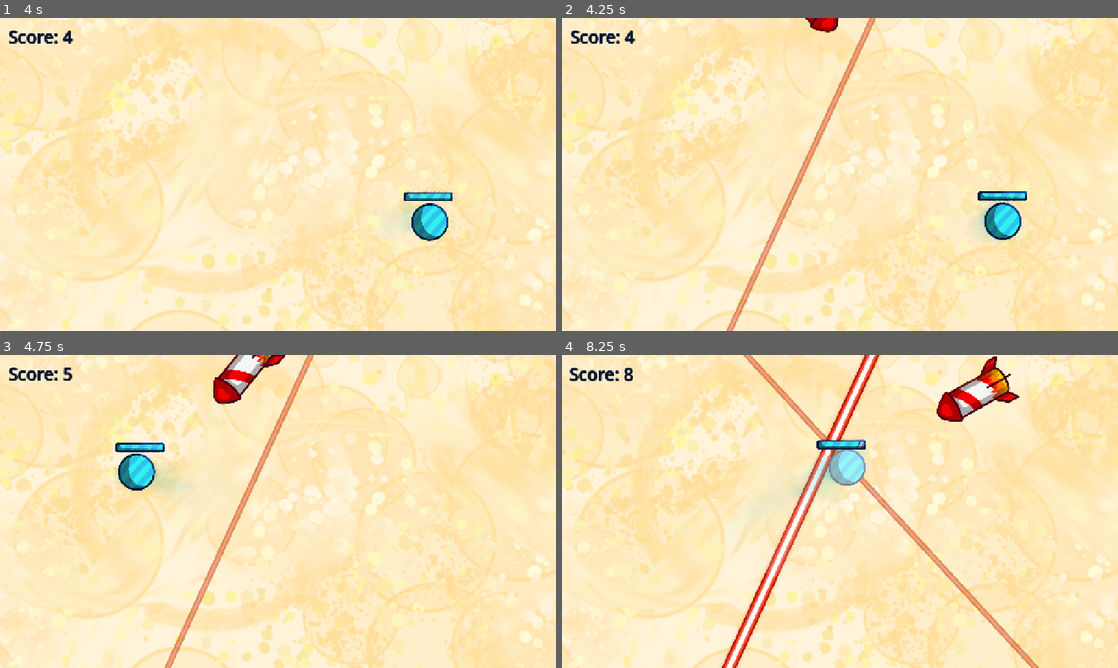
Above: before the commit, frames 1-4 (two rows, left to right).
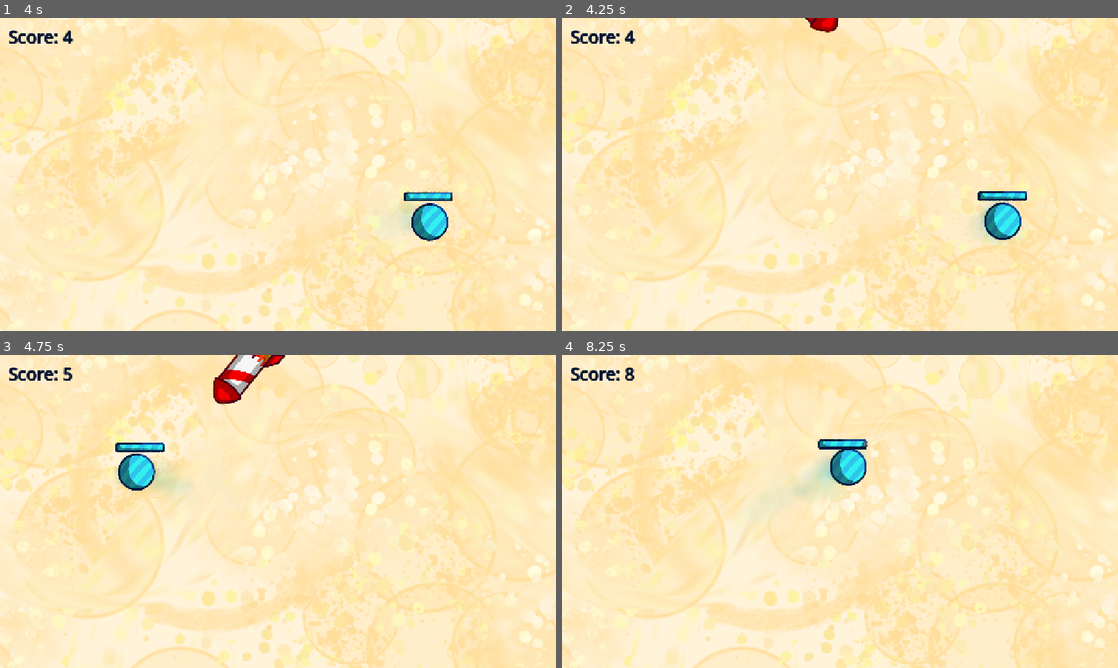
Above: after the commit, the same moments.

Repository: onebobtwobobredbobbluebob/dot-dodge-game
Game: Godot game, scene res://main/main.tscn
The game is run twice, just before and just after one commit, with the same random seed, the same clock (stepped at 60 frames per second) and the same inputs.
Inputs (mouse positions are in pixels of both pictures, inside the frame that each line leads up to):
- Up to frame 1 (4 s): tap Enter at 0.5 s; move the mouse to (400, 158) at 0.52 s; hold Right 0.53-1.28 s; tap Alt at 0.6, 2.1, 3.6 s; click (400, 158) at 0.67 s; move the mouse to (166, 190) at 1.27 s; hold Down 1.28-2.03 s; tap Shift at 1.35, 2.85 s; move the mouse to (333, 105) at 2.02 s; hold Right 2.03-2.78 s; move the mouse to (250, 237) at 2.77 s; hold Up 2.78-3.53 s; click (250, 237) at 2.92 s; move the mouse to (444, 221) at 3.52 s; hold Left from 3.53 s (still down)
- Up to frame 2 (4.25 s): keep holding Left
- Up to frame 3 (4.75 s): keep holding Left; move the mouse to (111, 464) at 4.27 s; tap Shift at 4.35 s
- Up to frame 4 (8.25 s): move the mouse to (867, 511) at 5.02 s; release Left at 5.03 s; hold Down 5.03-5.78 s; tap Alt at 5.1, 6.6, 8.1 s; click (867, 511) at 5.17 s; move the mouse to (756, 433) at 5.77 s; hold Right 5.78-6.53 s; tap Shift at 5.85, 7.35 s; move the mouse to (962, 495) at 6.52 s; hold Up 6.53-7.28 s; move the mouse to (728, 527) at 7.27 s; hold Right 7.28-8.03 s; click (728, 527) at 7.42 s; move the mouse to (895, 442) at 8.02 s; hold Down from 8.03 s (still down)

Frame 1 is identical in both runs. In frame 2, 1.2% of the frame differs, in the area x 29-57%, y 0-100%; in frame 3, 1.2%; in frame 4, 8.2%, in the area x 0-100%, y 0-100%.

Commit message:
somewhat lasers done-ish?

Diff:
--- a/enemies/laser.gd
+++ b/enemies/laser.gd
@@ -4,11 +4,14 @@
 var timer: float
 var damage_cooldown: float = 0
 var flash: float = 0
+var target_height: float = 1
 
 func _ready() -> void:
 	position.x = randf_range(-GameState.CENTER.x * 0.3, GameState.CENTER.x * 0.3)
 	position.y = randf_range(-GameState.CENTER.y * 0.3, GameState.CENTER.y * 0.3)
 	rotation_degrees = randf_range(0, 360)
+	scale.y = 4
+	modulate.a = 0
 
 func _physics_process(delta: float) -> void:
 	if abs(position.x) > (GameState.CENTER.x + 100):
@@ -20,8 +23,12 @@
 
 	if timer < 2:
 		$Sprite2D.frame = 2
-		modulate.a = 0.5
+		modulate.a = lerp(modulate.a, 0.5, 1 - pow(0.0005, delta))
+		target_height = 1
 	elif timer < 5:
+		if $Sprite2D.frame == 2:
+			GameState.camera.shake += 10
+			scale.y = 1.5
 		$Sprite2D.frame = 0
 		modulate.a = 1
 		if get_overlapping_bodies().has(GameState.player):
@@ -33,10 +40,17 @@
 				flash = 0.3
 		damage_cooldown -= delta
 	else:
+		if $Sprite2D.frame == 0:
+			GameState.camera.shake += 7
+		scale.y = 1.2
 		$Sprite2D.frame = 1
-		modulate.a -= delta
+		if timer > 5.5:
+			modulate.a -= delta
 		if modulate.a <= 0:
 			queue_free()
 	flash = lerp(flash, 0.0, 1 - pow(0.000005, delta))
 	$Sprite2D/WhiteOverlay.modulate.a = flash
+
+	scale.y = lerp(scale.y, target_height, 1 - pow(0.00004, delta))
+
 	timer += delta
--- a/enemies/laser.tscn
+++ b/enemies/laser.tscn
@@ -7,7 +7,7 @@
 [sub_resource type="RectangleShape2D" id="RectangleShape2D_d5n2w"]
 size = Vector2(3000, 30)
 
-[node name="Saw" type="Area2D" unique_id=776619708]
+[node name="Laser" type="Area2D" unique_id=776619708]
 script = ExtResource("1_tjo3h")
 
 [node name="Sprite2D" type="Sprite2D" parent="." unique_id=1962454380]
--- a/enemies/saw.tscn
+++ b/enemies/saw.tscn
@@ -1,20 +1,19 @@
 [gd_scene format=3 uid="uid://hvx68dliwpai"]
 
-[ext_resource type="Script" uid="uid://bfms3xgovmeok" path="res://enemies/laser.gd" id="1_vssgt"]
-[ext_resource type="Texture2D" uid="uid://d1581nyv7y1qq" path="res://assets/laser_big.png" id="2_nhm2y"]
+[ext_resource type="Script" uid="uid://d4bp1haii237v" path="res://enemies/saw.gd" id="1_u376h"]
+[ext_resource type="Texture2D" uid="uid://dc331s1mykoa" path="res://assets/saw.png" id="2_u376h"]
 [ext_resource type="Texture2D" uid="uid://bgnjmqhaewv03" path="res://assets/white_overlay.png" id="3_vssgt"]
 
-[sub_resource type="RectangleShape2D" id="RectangleShape2D_ce06v"]
-size = Vector2(3000, 30)
+[sub_resource type="CircleShape2D" id="CircleShape2D_20you"]
+radius = 88.005684
 
-[node name="Laser" type="Area2D" unique_id=776619708]
-script = ExtResource("1_vssgt")
+[node name="Saw" type="Area2D" unique_id=776619708]
+script = ExtResource("1_u376h")
 
 [node name="Sprite2D" type="Sprite2D" parent="." unique_id=1962454380]
 clip_children = 2
 scale = Vector2(0.5, 0.5)
-texture = ExtResource("2_nhm2y")
-vframes = 3
+texture = ExtResource("2_u376h")
 
 [node name="WhiteOverlay" type="Sprite2D" parent="Sprite2D" unique_id=2099814254]
 modulate = Color(1, 1, 1, 0)
@@ -23,4 +22,4 @@
 
 [node name="CollisionShape2D" type="CollisionShape2D" parent="." unique_id=1951337750]
 position = Vector2(0, 1)
-shape = SubResource("RectangleShape2D_ce06v")
+shape = SubResource("CircleShape2D_20you")
--- a/ui/health.tscn
+++ b/ui/health.tscn
@@ -29,7 +29,7 @@
 texture = ExtResource("2_u6yb3")
 
 [node name="HealthFlashEffect" type="Sprite2D" parent="Sprite2D3" unique_id=1135834547]
-modulate = Color(0.65999997, 0.73366666, 1, 0.93333334)
+modulate = Color(0.76, 0.81200004, 1, 0.93333334)
 position = Vector2(-236, 0)
 texture = ExtResource("3_u6yb3")
 
--- a/world/world.gd
+++ b/world/world.gd
@@ -9,14 +9,15 @@
 var timer: float = 0
 var timer2: float = 0
 var timer3: float = 0
+var timer4: float = 0
 var goal: float = 4
 var goal2: float = 30
 var goal3: float = 22
+var goal4: float = 70
 
 func _process(delta: float) -> void:
 	if timer > goal:
 		add_item(ROCKET, round(randf_range(1, 1 + (GameState.timer / 40))))
-		add_item(LASER, round(randf_range(1, 1 + (GameState.timer / 40))))
 		goal = randf_range(2 / (1 + (GameState.timer / 20)), 7 / (1 + (GameState.timer / 40)))
 		timer = 0
 
@@ -31,9 +32,15 @@
 		goal3 = randf_range(max(5 / (1 + (GameState.timer / 20)), 1.5), max(10 / (1 + (GameState.timer / 40)), 3))
 		timer3 = 0
 
+	if timer4 > goal4:
+		add_item(LASER, min(round(randf_range(1, 1 + (GameState.timer / 60))), 3))
+		goal4 = randf_range(max(25 / (1 + (GameState.timer / 60)), 6), max(30 / (1 + (GameState.timer / 80)), 10))
+		timer4 = 0
+
 	timer += delta
 	timer2 += delta
 	timer3 += delta
+	timer4 += delta
 
 func add_item(ITEM: PackedScene, amount: int):
 	for i in range(amount):
